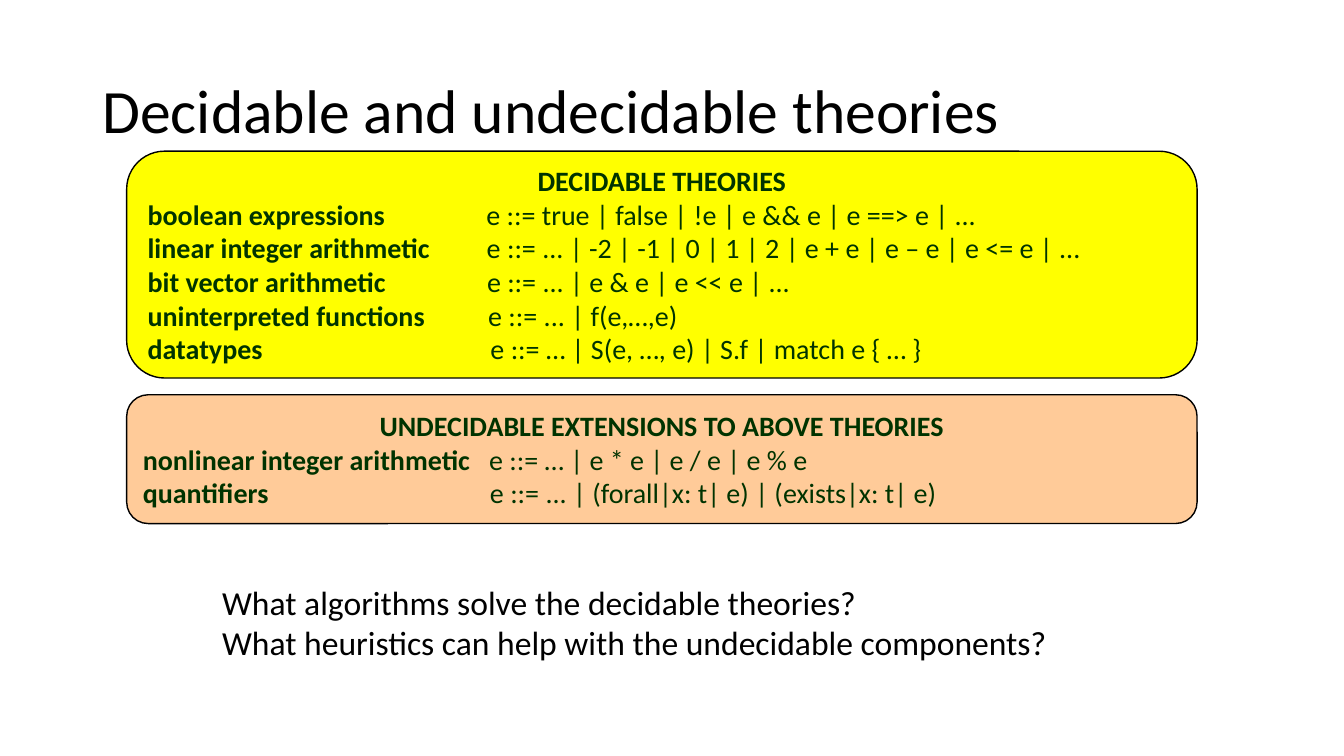
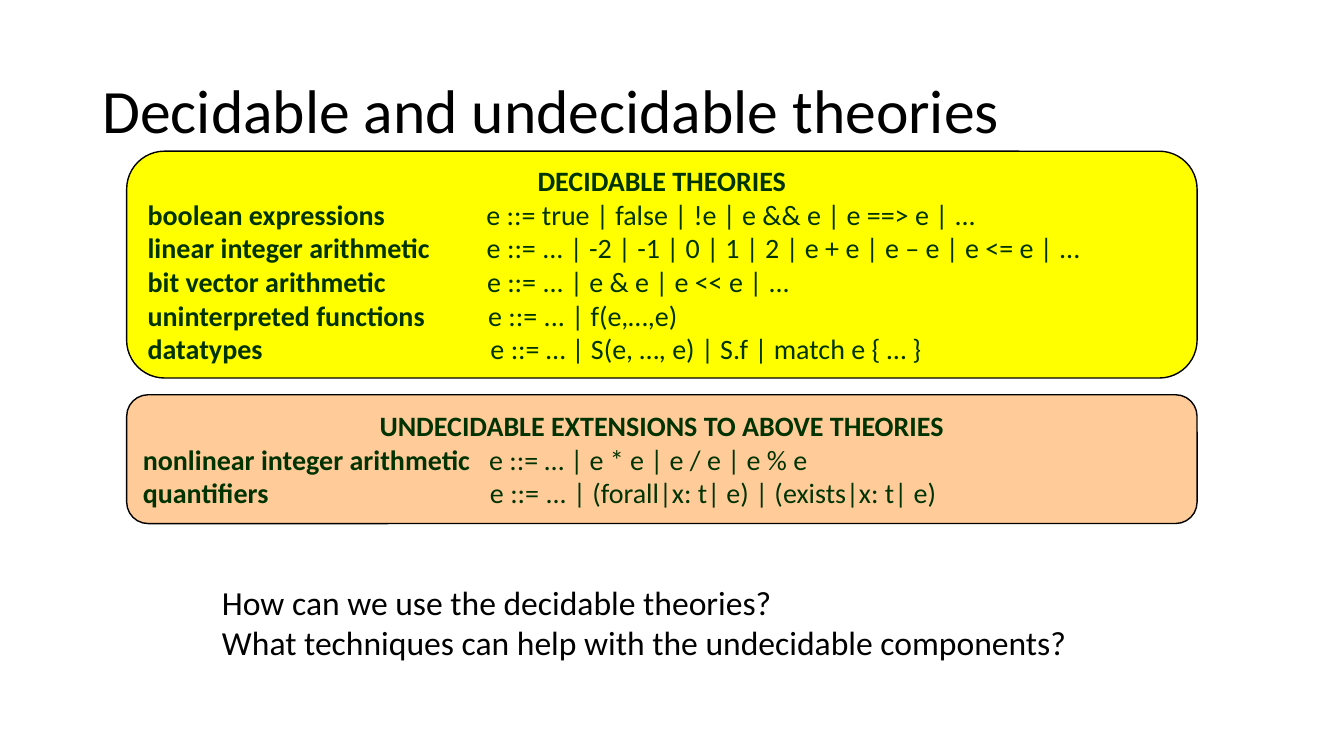
Before and after one commit to verus-lang/event-sites, a slide deck: slide 18 of 2026-summer-formal/slides/summer-school-formal-verus.pptx. Drawn at 1344x756 pixels with LibreOffice and Linux fonts; fonts in the diff are those of the drawing. Boxes give left, top, right and bottom in pixels: in the first picture for what was removed or moved away, otherwise in the second. Text is boxed around its words. In the diff, an @@ line names an element or a change of style, - is before the commit and + after.

```diff
--- a/2026-summer-formal/slides/summer-school-formal-verus.pptx
+++ b/2026-summer-formal/slides/summer-school-formal-verus.pptx
@@ text at <box>222,591,1065,661</box>: text changed @@
-What algorithms solve the decidable theories?
-What heuristics can help with the undecidable components?
+How can we use the decidable theories?
+What techniques can help with the undecidable components?
```
Also in this commit, not shown: 12 other slides changed, 1 slide added, 1 slide removed, 1 other file.
